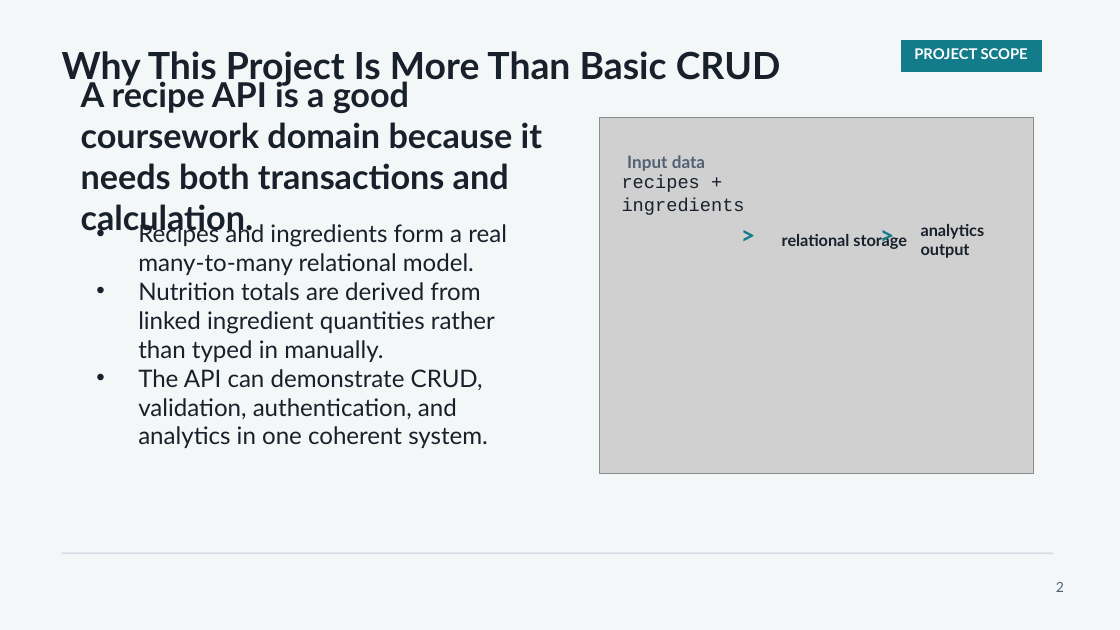
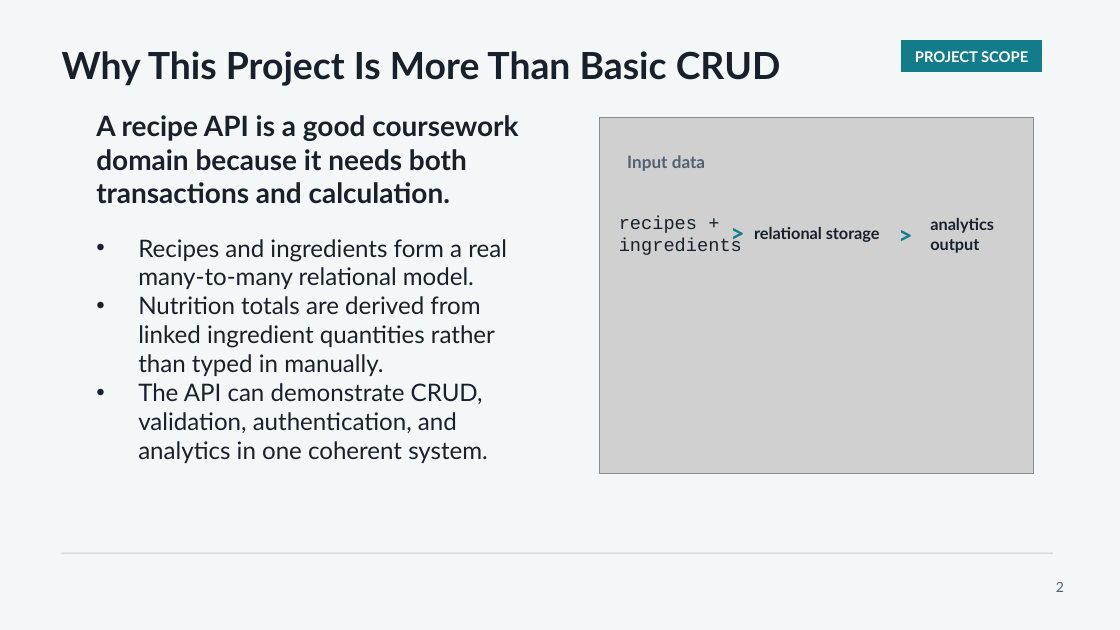
Before and after one commit to MideasternM/web-services-cw1, a slide deck: slide 2 of slides/nutrition-api-deck-updated.pptx. Drawn at 1120x630 pixels with LibreOffice and Linux fonts; fonts in the diff are those of the drawing; grey boxes stand for pictures. Boxes give left, top, right and bottom in pixels: in the first picture for what was removed or moved away, otherwise in the second. Text is boxed around its words. In the diff, an @@ line names an element or a change of style, - is before the commit and + after.

```diff
--- a/slides/nutrition-api-deck-updated.pptx
+++ b/slides/nutrition-api-deck-updated.pptx
@@ text "A recipe API is a ...": place and size @@
-text "A recipe API is a ..." at (81, 78, 542, 237)
+text "A recipe API is a ..." at (96, 115, 518, 204)
@@ text "A recipe API is a ..." at (96, 115, 518, 204): size 22 to 18 pt @@
@@ text "Recipes and ingredients form a ...": place and size @@
-text "Recipes and ingredients form a ..." at (138, 221, 507, 448)
+text "Recipes and ingredients form a ..." at (138, 239, 507, 463)
@@ text "recipes + ingredients": place and size @@
-text "recipes + ingredients" at (622, 175, 745, 215)
+text "recipes + ingredients" at (619, 216, 742, 255)
@@ text ">": place and size @@
-text ">" at (737, 224, 759, 244)
+text ">" at (727, 223, 749, 243)
@@ text "relational storage": place and size @@
-text "relational storage" at (782, 232, 907, 249)
+text "relational storage" at (754, 227, 880, 242)
@@ text ">": place and size @@
-text ">" at (876, 224, 898, 244)
+text ">" at (895, 224, 917, 244)
@@ text "analytics output": place and size @@
-text "analytics output" at (921, 224, 985, 258)
+text "analytics output" at (930, 218, 994, 253)
```
Also in this commit, not shown: 6 other slides changed, 5 other files.
